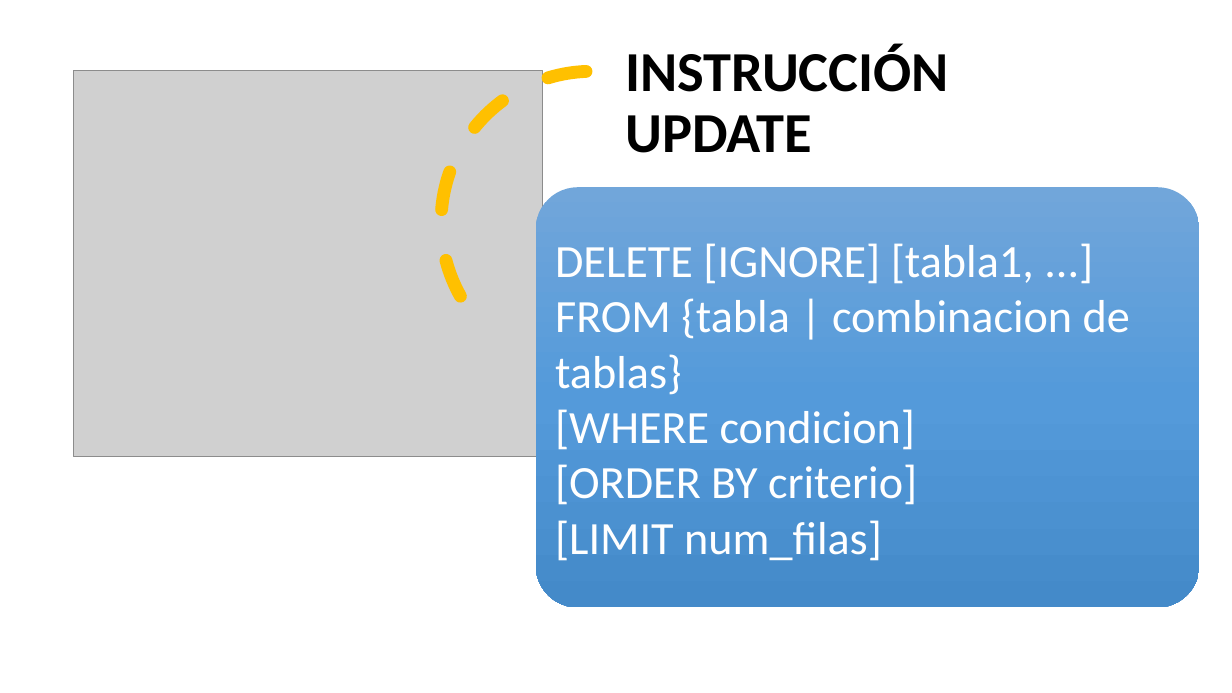
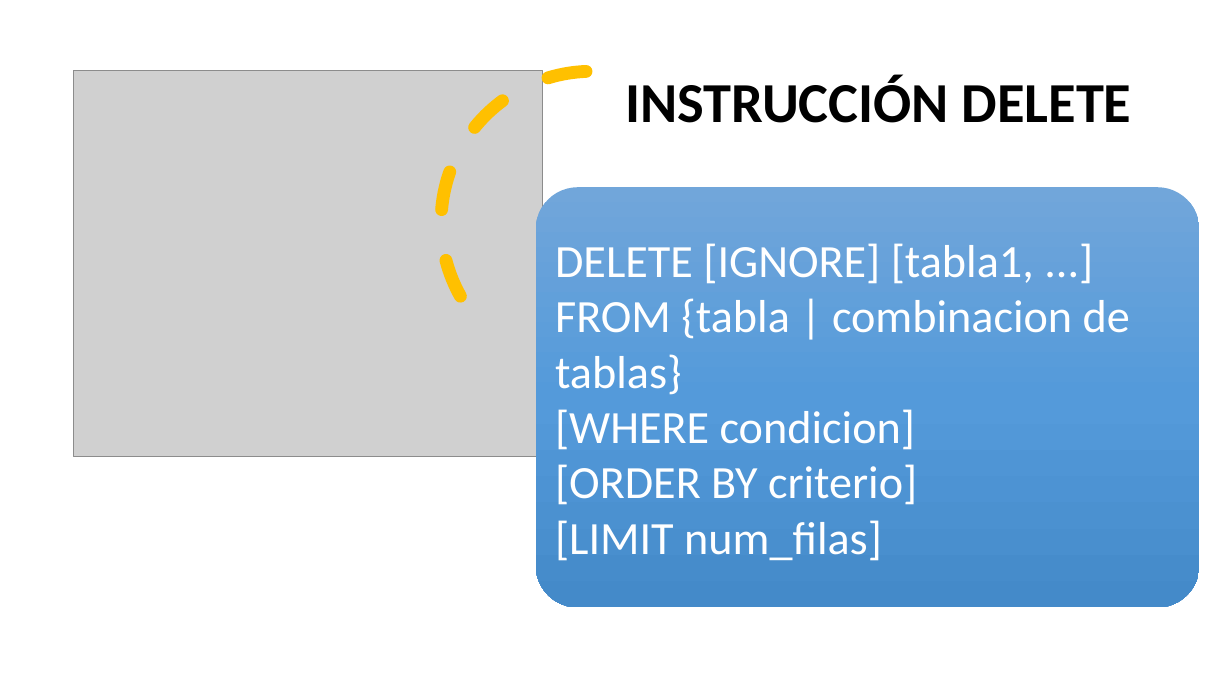
Before and after one commit to NuriaCelis/GBD2425, a slide deck: slide 8 of Tema5/Actualizaciones sencillas.pptx (slide 7 before the commit). Drawn at 1232x693 pixels with LibreOffice and Linux fonts; fonts in the diff are those of the drawing; grey boxes stand for pictures. Boxes give left, top, right and bottom in pixels: in the first picture for what was removed or moved away, otherwise in the second. Text is boxed around its words. In the diff, an @@ line names an element or a change of style, - is before the commit and + after.

```diff
--- a/Tema5/Actualizaciones sencillas.pptx
+++ b/Tema5/Actualizaciones sencillas.pptx
@@ title at bbox=[625, 74, 1132, 123]: text changed @@
-INSTRUCCIÓN UPDATE
+INSTRUCCIÓN DELETE
```
Also in this commit, not shown: 1 other slide changed, 4 slides added, 1 slide removed, 6 other files.
